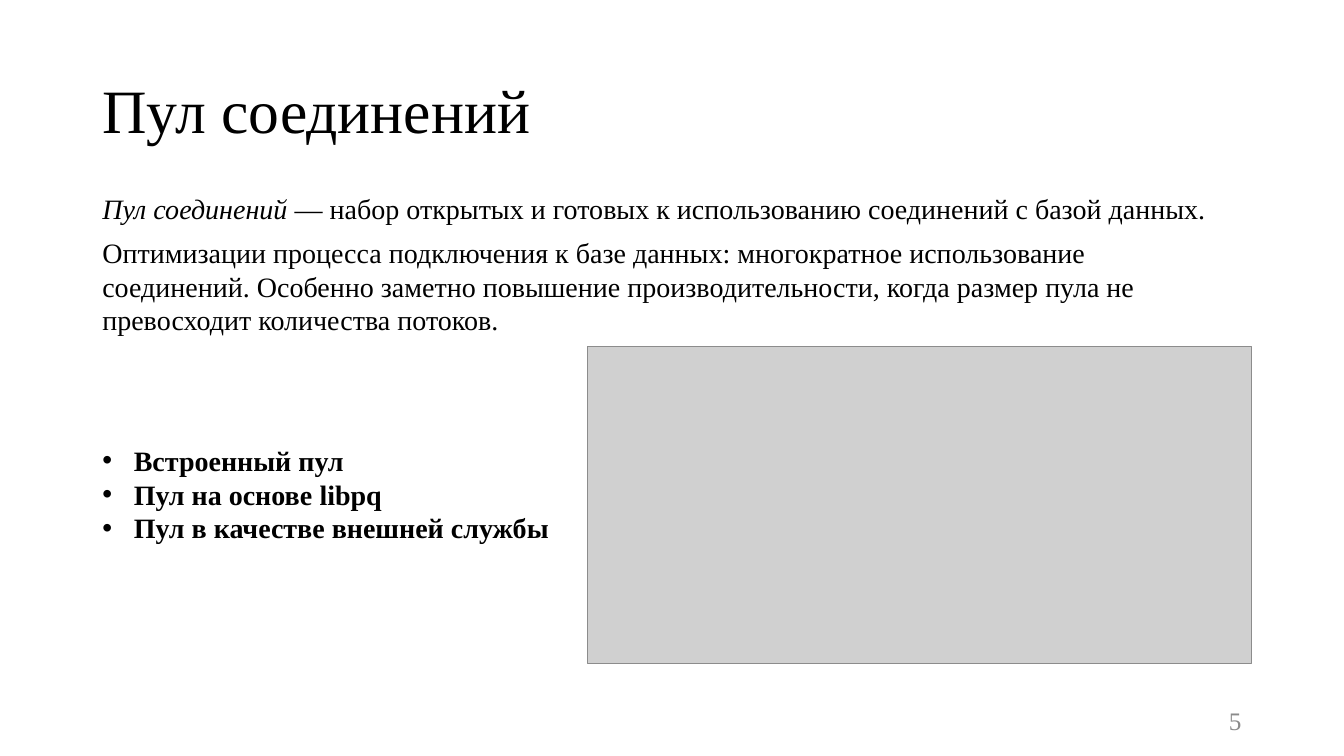
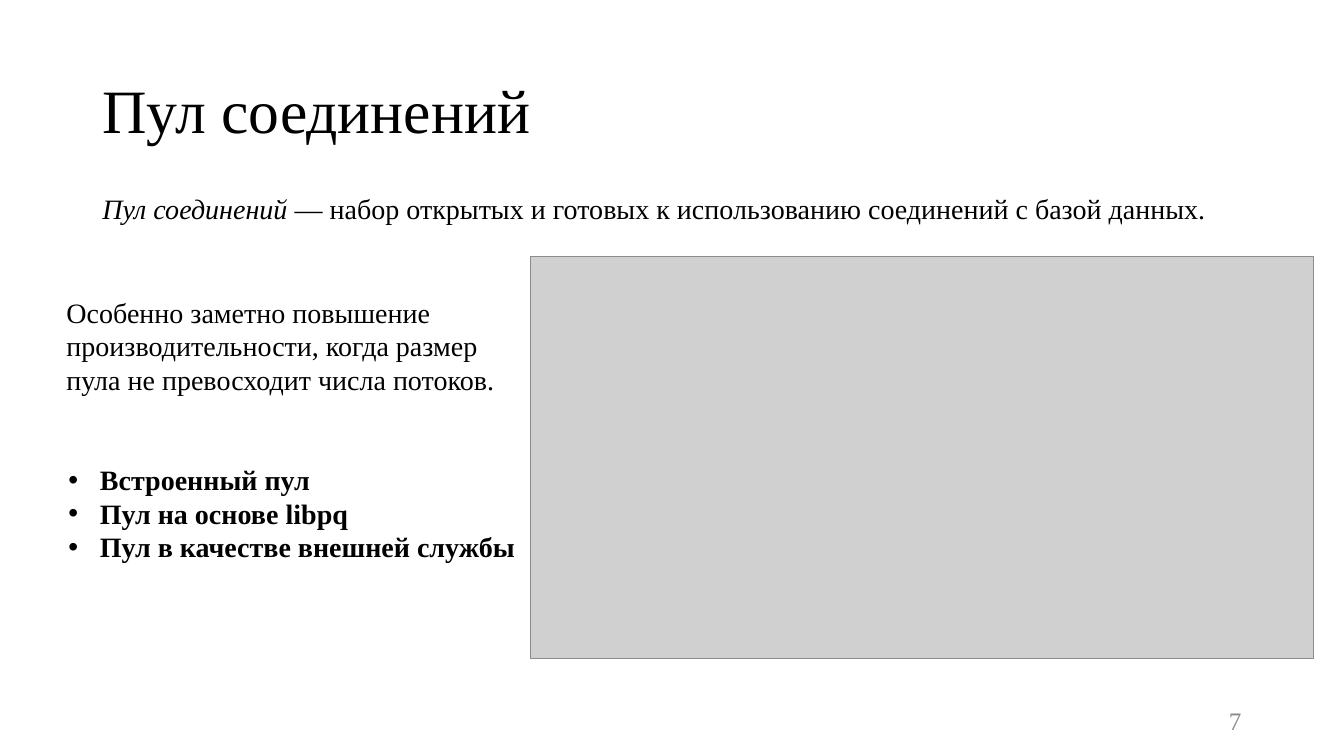
Before and after one commit to platosha-git/Diplom-theory, a slide deck: slide 7 of Презентация.pptx (slide 5 before the commit). Drawn at 1344x756 pixels with LibreOffice and Linux fonts; fonts in the diff are those of the drawing; grey boxes stand for pictures. Boxes give left, top, right and bottom in pixels: in the first picture for what was removed or moved away, otherwise in the second. Text is boxed around its words. In the diff, an @@ line names an element or a change of style, - is before the commit and + after.

```diff
--- a/Презентация.pptx
+++ b/Презентация.pptx
@@ picture: place and size @@
-picture at [588, 347, 1251, 663]
+picture at [530, 257, 1314, 659]
@@ text at [66, 303, 494, 395]: text changed @@
-Оптимизации процесса подключения к базе данных: многократное использование соединений. Особенно заметно повышение производительности, когда размер пула не превосходит количества потоков.
+Особенно заметно повышение производительности, когда размер пула не превосходит числа потоков.
@@ text "Встроенный пул": place and size @@
-text "Встроенный пул" at [134, 451, 549, 544]
+text "Встроенный пул" at [100, 470, 515, 563]
@@ page number at [1229, 713, 1242, 730]: text changed @@
-5
+7
```
Also in this commit, not shown: 9 other slides changed, 2 slides added, 25 other files.
